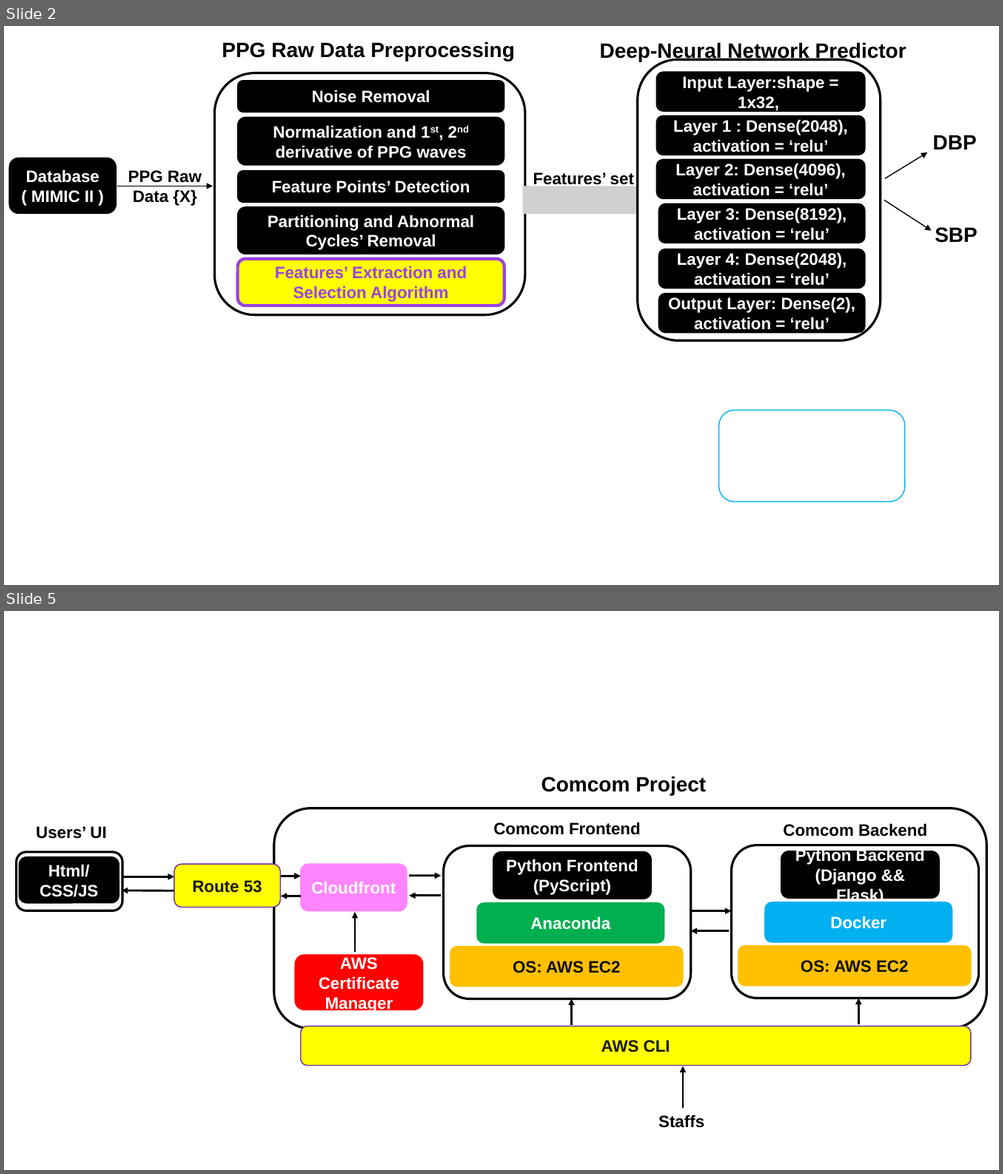
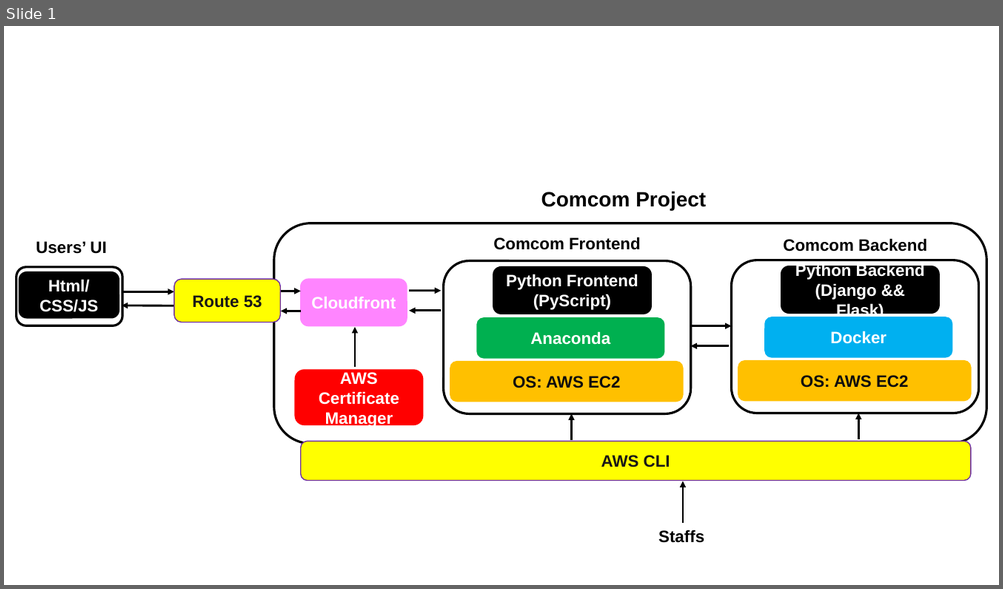
Before and after one commit to Yan-Cheng-Hsu/ComCom-SystemDesignDocuments, a slide deck: docs/plotterr.pptx. Shown one above the other, each under a label of ours: slides 2 and 5 before the commit, slide 1 after it; the slides between them are not shown. The pictures are 1003x1174 and 1003x589 pixels, drawn with LibreOffice and Linux fonts; fonts in the diff are those of the drawing; grey boxes stand for pictures. Boxes give left, top, right and bottom in pixels: in the first picture for what was removed or moved away, otherwise in the second. Text is boxed around its words. In the diff, an @@ line names an element or a change of style, - is before the commit and + after.

```diff
--- a/docs/plotterr.pptx
+++ b/docs/plotterr.pptx
@@ slide 2 removed at (4,26,999,585), background #FFFFFF @@
@@ text removed at (222,42,515,61) @@
-PPG Raw Data Preprocessing
@@ text removed at (600,42,906,62) @@
-Deep-Neural Network Predictor
@@ rounded rectangle removed at (637,59,880,340) @@
@@ rounded rectangle removed at (214,73,525,315) @@
@@ rounded rectangle removed at (238,81,504,112) @@
-Noise Removal
@@ rounded rectangle removed at (656,73,865,112) @@
-Input Layer:shape = 1x32,
@@ rounded rectangle removed at (238,117,504,165) @@
-Normalization and 1st, 2nd derivative of PPG waves
@@ rounded rectangle removed at (656,116,865,155) @@
-Layer 1 : Dense(2048), activation = ‘relu’
@@ text removed at (933,135,976,150) @@
-DBP
@@ rounded rectangle removed at (9,158,116,213) @@
-Database
-( MIMIC II )
@@ arrow removed from (885, 179) to (927, 153) @@
@@ text removed at (128,170,202,206) @@
-PPG Raw Data {X}
@@ rounded rectangle removed at (238,171,504,202) @@
-Feature Points’ Detection
@@ text removed at (533,173,634,184) @@
-Features’ set
@@ rounded rectangle removed at (656,159,865,199) @@
-Layer 2: Dense(4096), activation = ‘relu’
@@ arrow removed from (117, 187) to (213, 187) @@
@@ picture removed at (523,187,644,215) @@
@@ arrow removed from (884, 200) to (931, 230) @@
@@ rounded rectangle removed at (238,207,504,255) @@
-Partitioning and Abnormal Cycles’ Removal
@@ rounded rectangle removed at (658,204,865,243) @@
-Layer 3: Dense(8192), activation = ‘relu’
@@ text removed at (934,227,977,243) @@
-SBP
@@ rounded rectangle removed at (238,259,504,306) @@
-Features’ Extraction and Selection Algorithm
@@ rounded rectangle removed at (658,249,865,289) @@
-Layer 4: Dense(2048), activation = ‘relu’
@@ rounded rectangle removed at (658,294,865,333) @@
-Output Layer: Dense(2),
-activation = ‘relu’
@@ rounded rectangle removed at (719,410,905,502) @@
@@ what was slide 5 is now slide 1 @@
```
Also in this commit, not shown: 1 slide added, 4 other slides removed, 6 other files.
